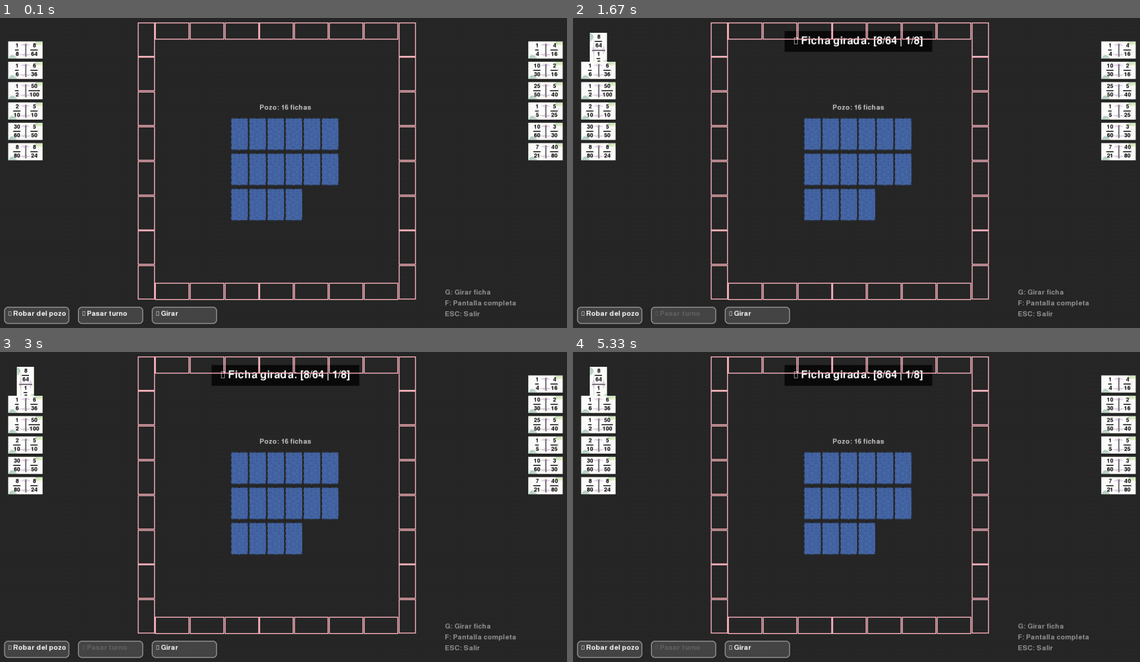
Above: before the commit, frames 1-4 (two rows, left to right).
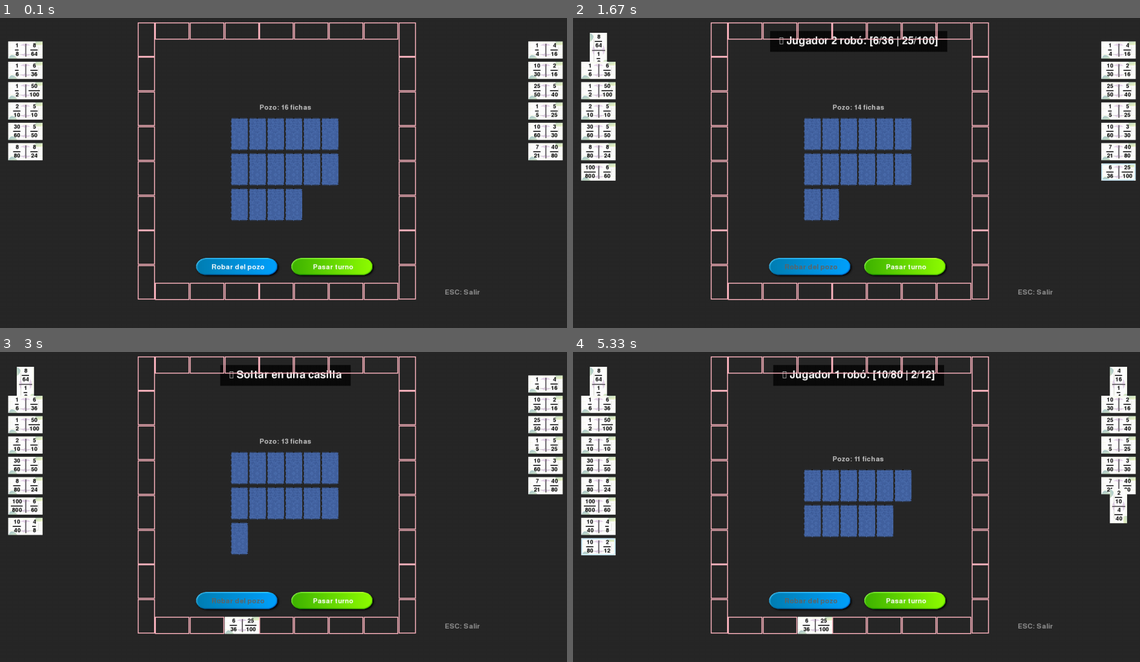
Above: after the commit, the same moments.

Repository: ernelopez/domino4
Game: pygame game, started from main.py
The game is run twice, just before and just after one commit, with the same random seed, the same clock (stepped at 60 frames per second) and the same inputs.
Inputs (mouse positions are in pixels of both pictures, inside the frame that each line leads up to):
- Up to frame 1 (0.1 s): no input
- Up to frame 2 (1.67 s): click "1" at 0.38 s; press the mouse at (811, 266) at 0.7 s; move the mouse to (765, 185) at 0.8 s; release the mouse at (720, 104) at 0.93 s; press the mouse at (907, 266) at 1.03 s; move the mouse to (822, 191) at 1.13 s; release the mouse at (737, 117) at 1.27 s; press the mouse at (811, 266) at 1.37 s; move the mouse to (811, 166) at 1.47 s; release the mouse at (811, 64) at 1.6 s
- Up to frame 3 (3 s): press the mouse at (544, 507) at 1.7 s; move the mouse to (306, 500) at 1.8 s; release the mouse at (68, 494) at 1.93 s; press the mouse at (544, 507) at 2.03 s; move the mouse to (391, 565) at 2.13 s; release the mouse at (238, 624) at 2.27 s; press the mouse at (238, 600) at 2.37 s; move the mouse to (283, 593) at 2.47 s; release the mouse at (334, 584) at 2.6 s; press the mouse at (22, 525) at 2.7 s; move the mouse to (85, 472) at 2.8 s; release the mouse at (147, 417) at 2.93 s
- Up to frame 4 (5.33 s): press the mouse at (907, 600) at 3.03 s; move the mouse to (981, 519) at 3.13 s; release the mouse at (1060, 438) at 3.27 s; click "1" at 3.38 s; press the mouse at (1117, 392) at 3.7 s; move the mouse to (896, 404) at 3.8 s; release the mouse at (680, 414) at 3.93 s; press the mouse at (811, 600) at 4.03 s; move the mouse to (856, 500) at 4.13 s; release the mouse at (901, 398) at 4.27 s; tap G at 4.33 s; press the mouse at (907, 600) at 4.7 s; move the mouse to (992, 600) at 4.8 s; release the mouse at (1077, 596) at 4.93 s; press the mouse at (811, 600) at 5.03 s; move the mouse to (833, 565) at 5.13 s; release the mouse at (856, 531) at 5.27 s

The runs differ from the first frame. In frame 1, 3.7% of the frame differs, in the area x 0-92%, y 77-99%; in frame 2, 5.8%; in frame 3, 6.2%; in frame 4, 9.5%, in the area x 0-100%, y 4-99%.

Commit message:
botones pasar y levantar

Diff:
--- a/main.py
+++ b/main.py
@@ -19,24 +19,36 @@
 #archivofuente = 'Ubuntu-Title.ttf'
 
 class Boton:
-    def __init__(self, x, y, ancho, alto, texto, color=COLOR_BOTON, color_hover=COLOR_BOTON_HOVER):
+    def __init__(self, x, y, ancho, alto, texto, imagen=None, color=COLOR_BOTON, color_hover=COLOR_BOTON_HOVER):
         self.rect = pygame.Rect(x, y, ancho, alto)
         self.texto = texto
+        self.imagen = imagen  # <--- Imagen del botón
         self.color = color
         self.color_hover = color_hover
         self.activo = True
-        self.fuente = None  # Se asignará después
+        self.fuente = None
 
     def dibujar(self, pantalla, fuente):
-        color = self.color_hover if self.esta_sobre() and self.activo else self.color
-        pygame.draw.rect(pantalla, color, self.rect, border_radius=8)
-        pygame.draw.rect(pantalla, (150, 150, 150), self.rect, 2, border_radius=8)
-
-        if self.activo:
-            texto = fuente.render(self.texto, True, COLOR_TEXTO_BOTON)
-        else:
-            texto = fuente.render(self.texto, True, (100, 100, 100))
-        pantalla.blit(texto, (self.rect.x + 10, self.rect.y + 8))
+        # Si hay imagen, dibujarla
+        if self.imagen is not None:
+            img = pygame.transform.scale(self.imagen, (self.rect.width, self.rect.height))
+            pantalla.blit(img, (self.rect.x, self.rect.y))
+        else:
+            # Fallback: dibujar rectángulo
+            color = self.color_hover if self.esta_sobre() and self.activo else self.color
+            pygame.draw.rect(pantalla, color, self.rect, border_radius=8)
+            pygame.draw.rect(pantalla, (150, 150, 150), self.rect, 2, border_radius=8)
+
+        # Texto del botón (si tiene)
+        if self.texto:
+            if self.activo:
+                texto_surface = fuente.render(self.texto, True, COLOR_TEXTO_BOTON)
+            else:
+                texto_surface = fuente.render(self.texto, True, (100, 100, 100))
+
+            # Centrar el texto en el rectángulo del botón
+            texto_rect = texto_surface.get_rect(center=self.rect.center)
+            pantalla.blit(texto_surface, texto_rect)
 
     def esta_sobre(self):
         return self.rect.collidepoint(pygame.mouse.get_pos())
@@ -147,6 +159,7 @@
             script_dir = os.path.dirname(os.path.abspath(__file__))
             assets_dir = os.path.join(script_dir, "assets")
 
+            # Fichas
             ruta_frente = os.path.join(assets_dir, "ficha.png")
             ruta_frente_v = os.path.join(assets_dir, "ficha_vertical.png")
             ruta_dorso = os.path.join(assets_dir, "dorso.png")
@@ -158,6 +171,13 @@
             self.img_frente = pygame.transform.scale(self.img_frente, (self.largo_ficha, self.ancho_ficha))
             self.img_frente_v = pygame.transform.scale(self.img_frente_v, (self.ancho_ficha, self.largo_ficha))
             self.img_dorso = pygame.transform.scale(self.img_dorso, (self.largo_ficha, self.ancho_ficha))
+
+            # Botones
+            ruta_boton_robar = os.path.join(assets_dir, "boton_robar.png")
+            ruta_boton_pasar = os.path.join(assets_dir, "boton_pasar.png")
+
+            self.img_boton_robar = pygame.image.load(ruta_boton_robar)
+            self.img_boton_pasar = pygame.image.load(ruta_boton_pasar)
 
             print("✅ Imágenes cargadas correctamente")
         except Exception as e:
@@ -165,6 +185,8 @@
             self.img_frente = None
             self.img_frente_v = None
             self.img_dorso = None
+            self.img_boton_robar = None
+            self.img_boton_pasar = None
 
     def calcular_offset_tablero(self):
         """Calcula el offset para centrar el tablero en la pantalla"""
@@ -196,20 +218,34 @@
         """Crea los botones de la interfaz"""
         self.botones = []
 
-        alto_boton = int(40 * self.escala)
-        ancho_boton = int(150 * self.escala)
+        alto_boton = int(50 * self.escala)
+        ancho_boton = int(200 * self.escala)
         separacion = int(20 * self.escala)
-        margen = int(20 * self.escala)
-        y_boton = self.alto_pantalla - alto_boton - margen
-
-        self.boton_robar = Boton(margen, y_boton, ancho_boton, alto_boton, "📥 Robar del pozo")
+
+        centro_x = self.ancho_pantalla // 2
+        y_boton = self.alto_pantalla // 2 + int(200 * self.escala) #Altura del botón
+
+        # Botón Robar con imagen
+        self.boton_robar = Boton(
+            centro_x - ancho_boton - separacion//2,
+            y_boton,
+            ancho_boton,
+            alto_boton,
+            "Robar del pozo",  # <--- Texto (opcional, puede ser "")
+            self.img_boton_robar  # <--- Imagen
+        )
         self.botones.append(self.boton_robar)
 
-        self.boton_pasar = Boton(margen + ancho_boton + separacion, y_boton, ancho_boton, alto_boton, "⏭️ Pasar turno")
+        # Botón Pasar con imagen
+        self.boton_pasar = Boton(
+            centro_x + separacion//2,
+            y_boton,
+            ancho_boton,
+            alto_boton,
+            "Pasar turno",  # <--- Texto (opcional, puede ser "")
+            self.img_boton_pasar  # <--- Imagen
+        )
         self.botones.append(self.boton_pasar)
-
-        self.boton_girar = Boton(margen + 2 * (ancho_boton + separacion), y_boton, ancho_boton, alto_boton, "🔄 Girar")
-        self.botones.append(self.boton_girar)
 
     def actualizar_botones(self):
         """Actualiza qué botones están activos según el estado del juego"""
@@ -220,7 +256,7 @@
 
         self.boton_robar.activo = not ya_robo and puede_robar and not partida.terminada
         self.boton_pasar.activo = ya_robo and not partida.terminada
-        self.boton_girar.activo = self.ficha_seleccionada is not None and not partida.terminada
+        #self.boton_girar.activo = self.ficha_seleccionada is not None and not partida.terminada
 
     def actualizar_posiciones_fichas(self):
         """Actualiza las posiciones de las fichas de cada jugador en la pantalla"""
@@ -838,11 +874,7 @@
         x = self.ancho_pantalla - int(300 * self.escala)
         y = self.alto_pantalla - int(100 * self.escala)
 
-        lineas = [
-            "G: Girar ficha",
-            "F: Pantalla completa",
-            "ESC: Salir"
-        ]
+        lineas = ["ESC: Salir"]
 
         for i, linea in enumerate(lineas):
             texto = self.fuente.render(linea, True, (150, 150, 150))
@@ -900,12 +932,12 @@
                                         self.verificar_y_mostrar_fin_partida()
                                     continue
 
-                                elif boton == self.boton_girar:
-                                    if self.ficha_seleccionada is not None and not self.partida.terminada:
-                                        self.ficha_seleccionada.girar_90()
-                                        self.mostrar_mensaje(f"🔄 Ficha girada: {self.ficha_seleccionada.mostrar_valores()}")
-                                        self.actualizar_posiciones_fichas()
-                                    continue
+                                #elif boton == self.boton_girar:
+                                #    if self.ficha_seleccionada is not None and not self.partida.terminada:
+                                #        self.ficha_seleccionada.girar_90()
+                                #        self.mostrar_mensaje(f"🔄 Ficha girada: {self.ficha_seleccionada.mostrar_valores()}")
+                                #        self.actualizar_posiciones_fichas()
+                                #    continue
 
                         # Seleccionar ficha con click (sin arrastre todavía)
                         ficha, jugador = self.obtener_ficha_en_posicion(x, y)
Not shown, changed: Mejoras
Binary file added: assets/boton_pasar.png
Binary file added: assets/boton_reset.png
Binary file added: assets/boton_robar.png
